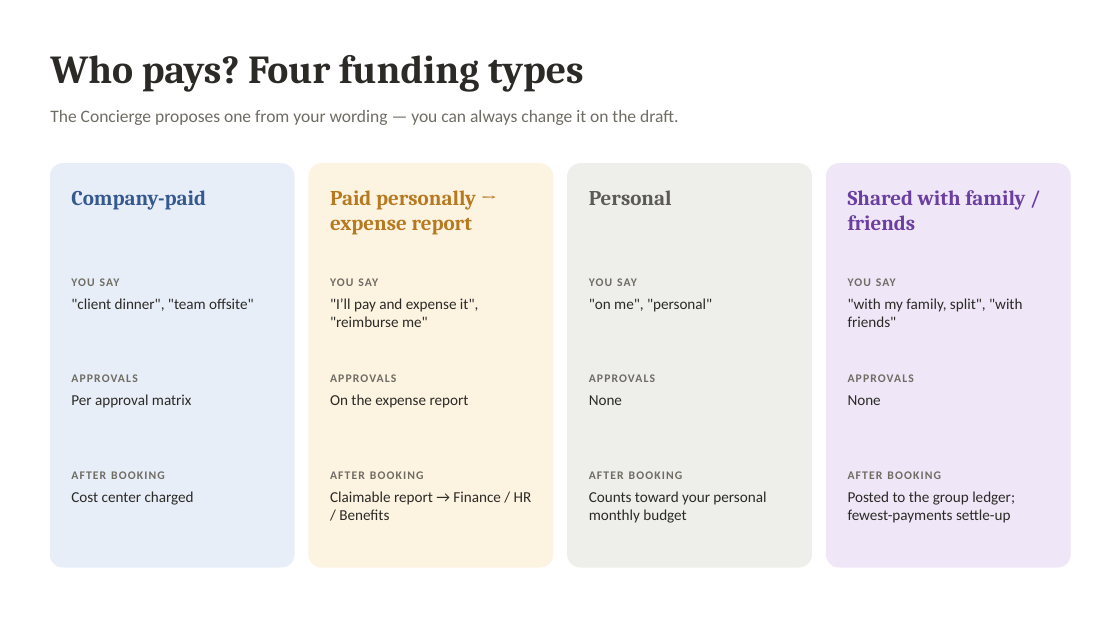
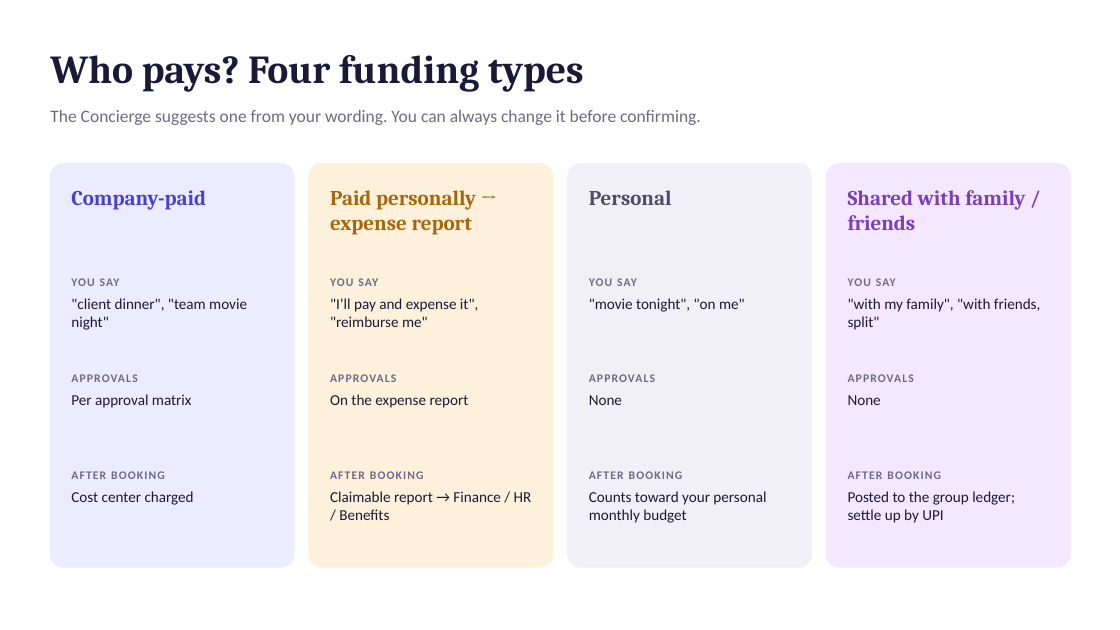
Before and after one commit to madhukambampati/API, a slide deck: slide 7 of entertainment-os/docs/Entertainment-OS-Overview.pptx (slide 5 before the commit). Drawn at 1120x630 pixels with LibreOffice and Linux fonts; fonts in the diff are those of the drawing. Boxes give left, top, right and bottom in pixels: in the first picture for what was removed or moved away, otherwise in the second. Text is boxed around its words. In the diff, an @@ line names an element or a change of style, - is before the commit and + after.

```diff
--- a/entertainment-os/docs/Entertainment-OS-Overview.pptx
+++ b/entertainment-os/docs/Entertainment-OS-Overview.pptx
@@ text at <box>50,110,701,125</box>: text changed; text colour #6F6C64 to #6E6A86 @@
-The Concierge proposes one from your wording — you can always change it on the draft.
+The Concierge suggests one from your wording. You can always change it before confirming.
@@ rounded rectangle at <box>50,164,294,567</box>: fill #E8EEF8 to #ECEBFF; outline #E8EEF8 1 pt to #ECEBFF 1 pt @@
@@ rounded rectangle at <box>309,164,553,567</box>: fill #FDF3E1 to #FDF1DC; outline #FDF3E1 1 pt to #FDF1DC 1 pt @@
@@ rounded rectangle at <box>568,164,812,567</box>: fill #EEEEEA to #F1F0F6; outline #EEEEEA 1 pt to #F1F0F6 1 pt @@
@@ rounded rectangle at <box>827,164,1070,567</box>: fill #EFE7F7 to #F3E8FF; outline #EFE7F7 1 pt to #F3E8FF 1 pt @@
@@ text "Company-paid" at <box>71,190,206,210</box>: text colour #35598F to #4B3FD1 @@
@@ text "Paid personally → expense report" at <box>330,190,476,235</box>: text colour #B7791F to #A8660B @@
@@ text "Personal" at <box>589,190,672,205</box>: text colour #5B5A55 to #4F4B6B @@
@@ text "Shared with family / friends" at <box>848,190,1025,230</box>: text colour #6B3FA0 to #7B3FB8 @@
@@ text at <box>71,298,247,330</box>: text changed; text colour #2B2A27 to #1B1938 @@
-"client dinner", "team offsite"
+"client dinner", "team movie night"
@@ text at <box>589,298,745,312</box>: text changed; text colour #2B2A27 to #1B1938 @@
-"on me", "personal"
+"movie tonight", "on me"
@@ text at <box>848,298,1040,330</box>: text changed; text colour #2B2A27 to #1B1938 @@
-"with my family, split", "with friends"
+"with my family", "with friends, split"
@@ text colour #2B2A27 to #1B1938 in 9 elements at <box>50,55,584,92</box>, <box>71,394,192,408</box>, <box>71,491,194,505</box>, <box>330,298,478,327</box>, <box>330,394,469,408</box>, <box>330,491,532,520</box>, <box>589,395,622,405</box>, <box>589,491,766,523</box>, <box>848,395,881,405</box> @@
@@ text colour #6F6C64 to #6E6A86 in 12 elements at <box>71,278,120,286</box>, <box>71,374,137,382</box>, <box>71,471,165,479</box>, <box>330,278,378,286</box>, <box>330,374,396,382</box>, <box>330,471,424,479</box>, <box>589,278,637,286</box>, <box>589,374,655,382</box>, <box>589,471,683,479</box>, <box>848,278,896,286</box>, <box>848,374,914,382</box>, <box>848,471,941,479</box> @@
@@ text at <box>848,491,1015,523</box>: text changed; text colour #2B2A27 to #1B1938 @@
-Posted to the group ledger; fewest-payments settle-up
+Posted to the group ledger; settle up by UPI
```
Also in this commit, not shown: 8 other slides changed, 4 slides added, 2 slides removed, 24 other files.
